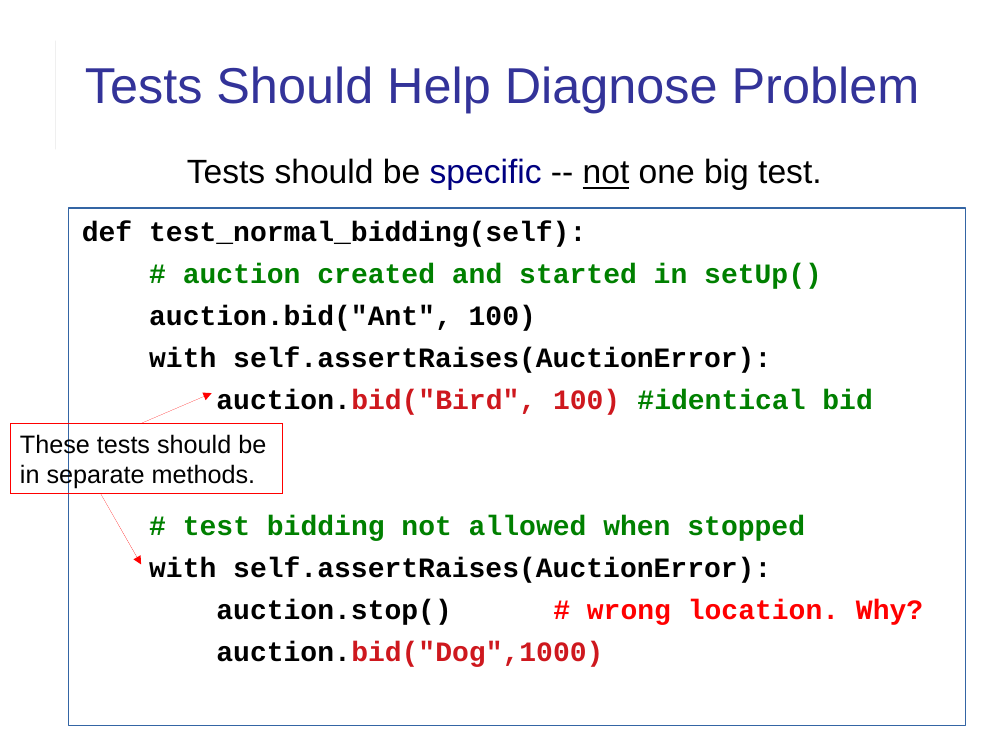
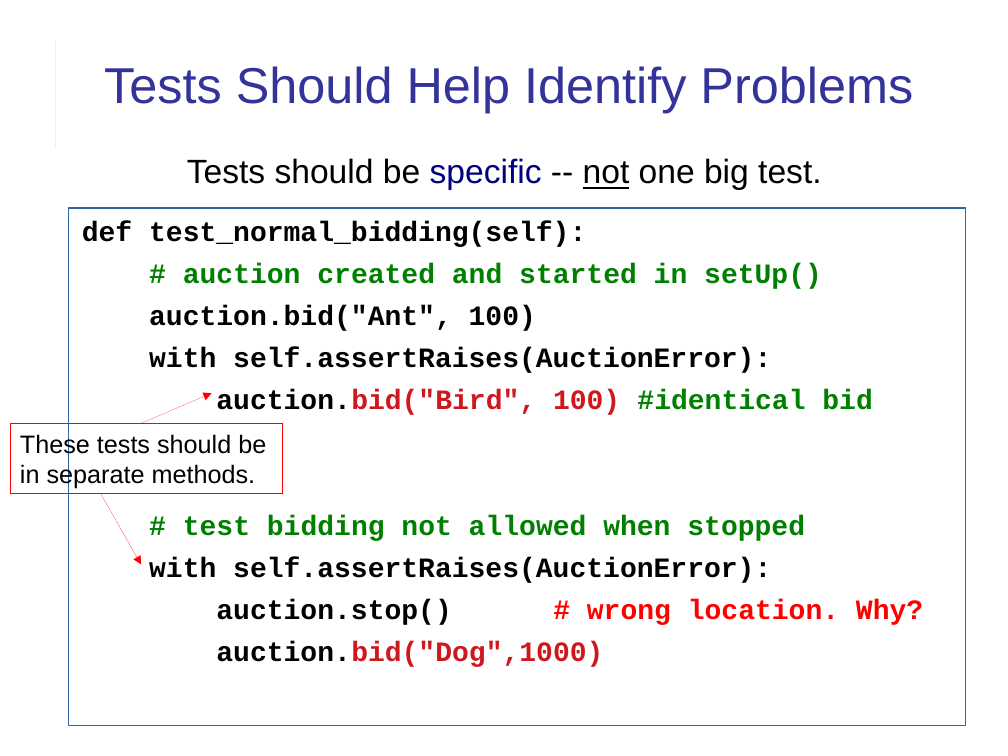
Before and after one commit to cpske/ISP, a slide deck: slide 14 of assignment/feedback/LabExam1-feedback.odp (slide 13 before the commit). Drawn at 1008x756 pixels with LibreOffice and Linux fonts; fonts in the diff are those of the drawing. Boxes give left, top, right and bottom in pixels: in the first picture for what was removed or moved away, otherwise in the second. Text is boxed around its words. In the diff, an @@ line names an element or a change of style, - is before the commit and + after.

```diff
--- a/assignment/feedback/LabExam1-feedback.odp
+++ b/assignment/feedback/LabExam1-feedback.odp
@@ title at [104, 66, 913, 113]: text changed @@
-Tests Should Help Diagnose Problem
+Tests Should Help Identify Problems
```
Also in this commit, not shown: 12 other slides changed, 3 slides added, 5 other files.
